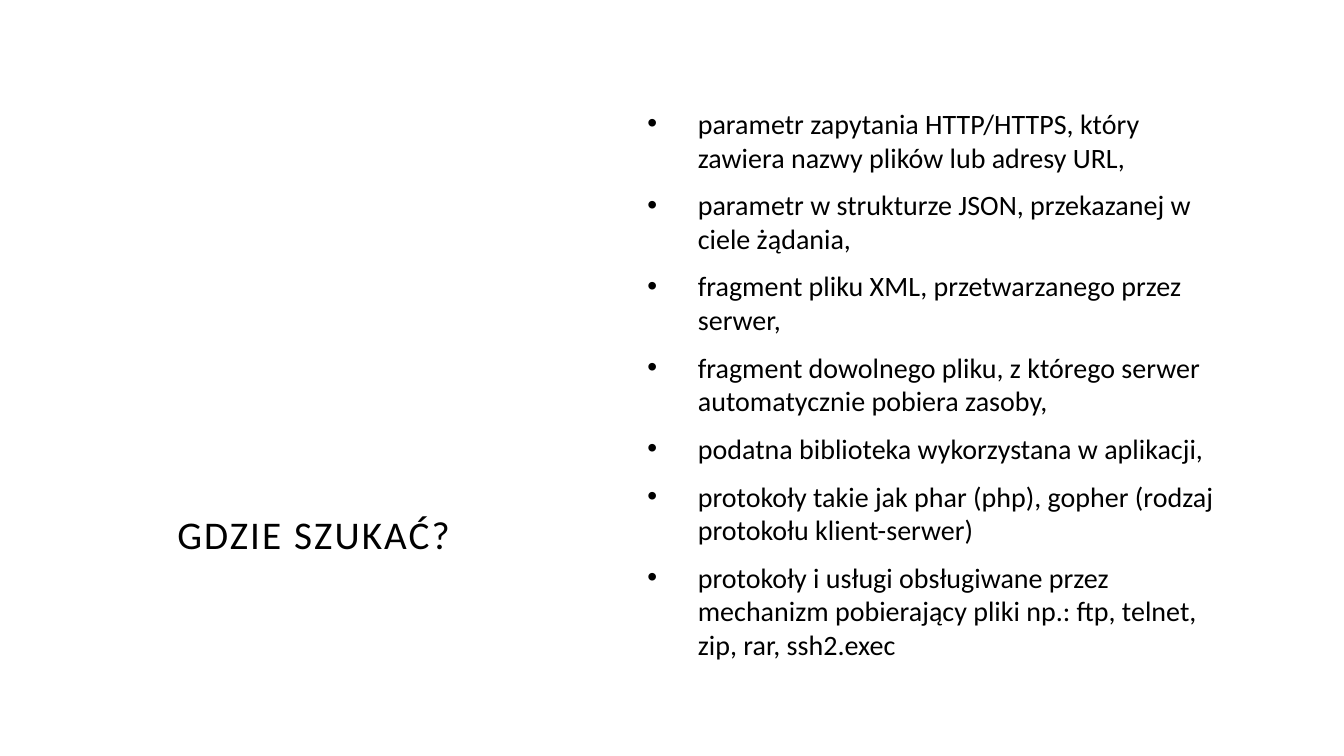
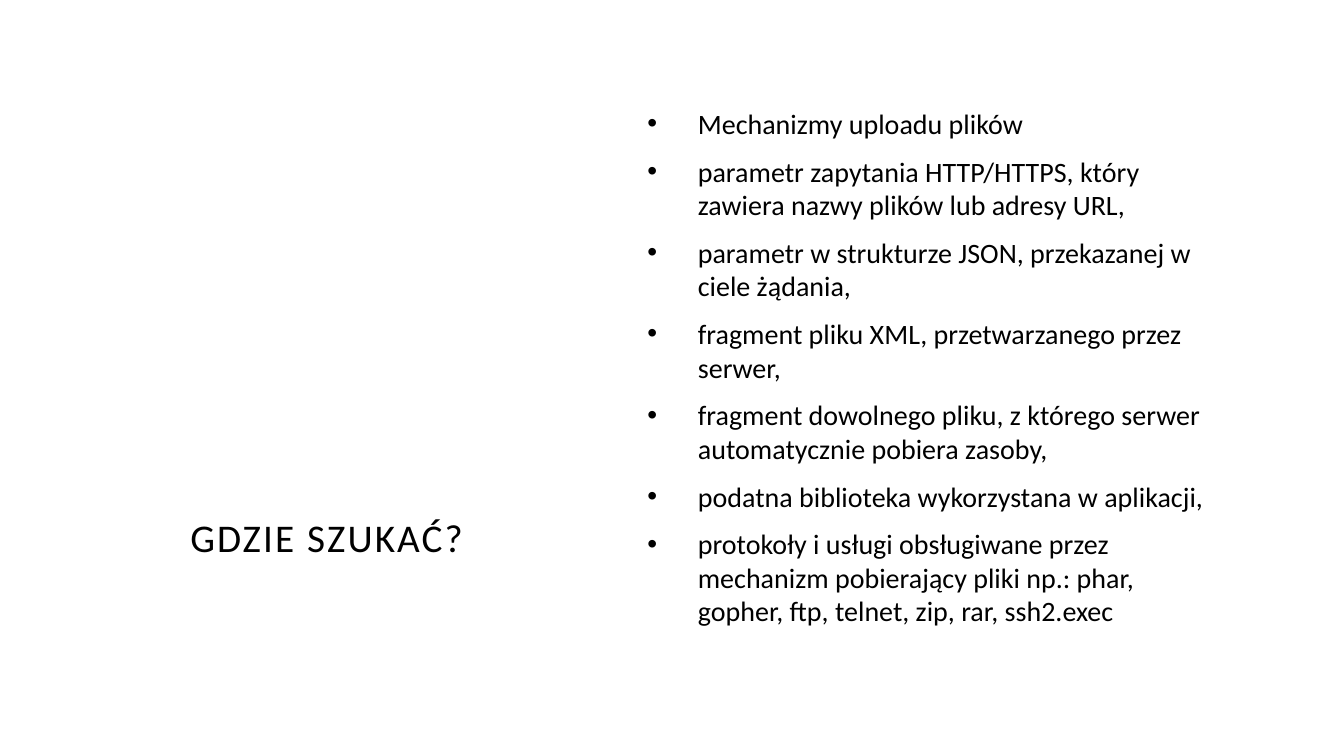
Before and after one commit to shionorix/SSRF-project, a slide deck: slide 3 of Podatność Server Side Request Forgery z wykorzystaniem strony.pptx. Drawn at 1344x756 pixels with LibreOffice and Linux fonts; fonts in the diff are those of the drawing; background and template pictures are left out. Boxes give left, top, right and bottom in pixels: in the first picture for what was removed or moved away, otherwise in the second. Text is boxed around its words. In the diff, an @@ line names an element or a change of style, - is before the commit and + after.

```diff
--- a/Podatność Server Side Request Forgery z wykorzystaniem strony.pptx
+++ b/Podatność Server Side Request Forgery z wykorzystaniem strony.pptx
@@ text at [698,114,1023,139]: paragraph added @@
+• Mechanizmy uploadu plików
@@ title "GDZIE SZUKAĆ?": place and size @@
-title "GDZIE SZUKAĆ?" at [177,516,450,550]
+title "GDZIE SZUKAĆ?" at [190,520,463,553]
@@ text at [698,534,1134,626]: text changed @@
-• protokoły takie jak phar (php), gopher (rodzaj protokołu klient-serwer)
-• protokoły i usługi obsługiwane przez mechanizm pobierający pliki np.: ftp, telnet, zip, rar, ssh2.exec
+• protokoły i usługi obsługiwane przez mechanizm pobierający pliki np.: phar, gopher, ftp, telnet, zip, rar, ssh2.exec
```
Also in this commit, not shown: 4 other slides changed.
